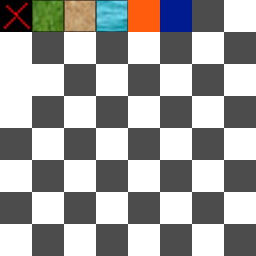
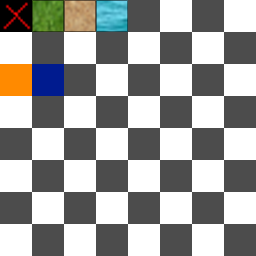
Layer changes from the first 256×256 image to the second:
painted on "base" over 0, 0, 192, 96
